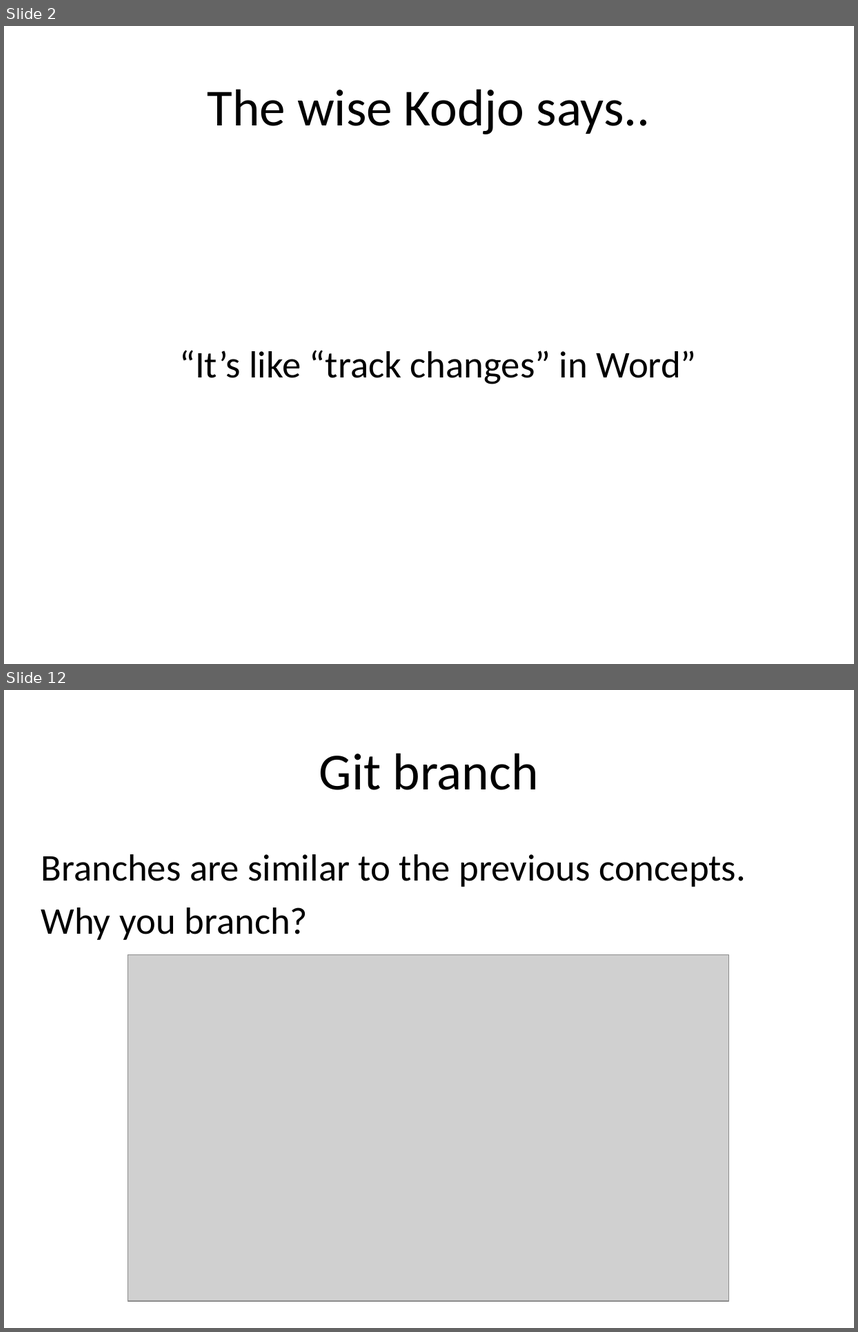
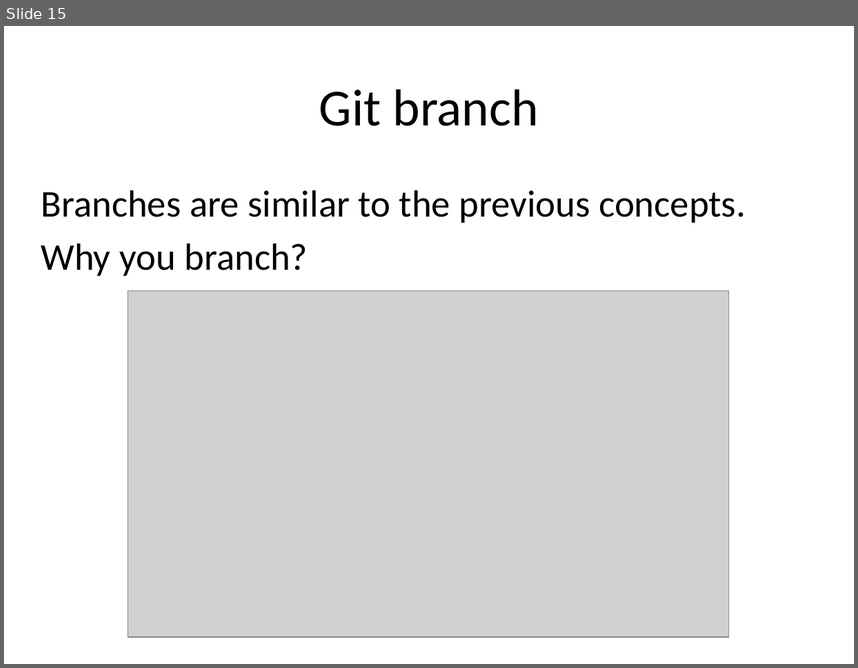
Before and after one commit to jtian1167/SLP-demo, a slide deck: SLP github.pptx. Shown one above the other, each under a label of ours: slides 2 and 12 before the commit, slide 15 after it; the slides between them are not shown. The pictures are 858x1332 and 858x668 pixels, drawn with LibreOffice and Linux fonts; fonts in the diff are those of the drawing; grey boxes stand for pictures. Boxes give left, top, right and bottom in pixels: in the first picture for what was removed or moved away, otherwise in the second. Text is boxed around its words. In the diff, an @@ line names an element or a change of style, - is before the commit and + after.

```diff
--- a/SLP github.pptx
+++ b/SLP github.pptx
@@ slide 2 removed at (x1=4, y1=26, x2=854, y2=664), background #FFFFFF @@
@@ title removed at (x1=207, y1=89, x2=651, y2=134) @@
-The wise Kodjo says..
@@ text removed at (x1=179, y1=350, x2=696, y2=384) @@
-“It’s like “track changes” in Word”
@@ what was slide 12 is now slide 15 @@
```
Also in this commit, not shown: 10 slides changed, 5 slides added, 1 other file.
